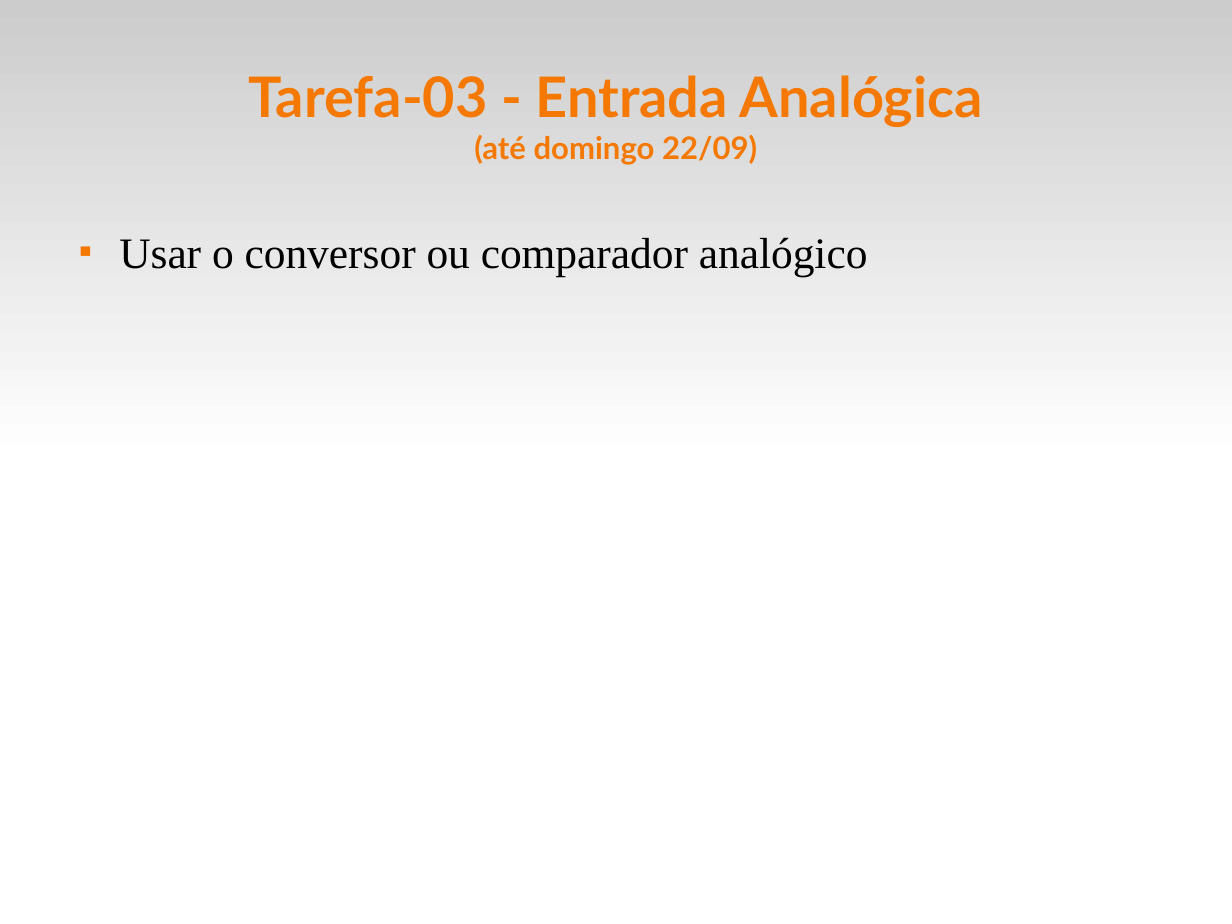
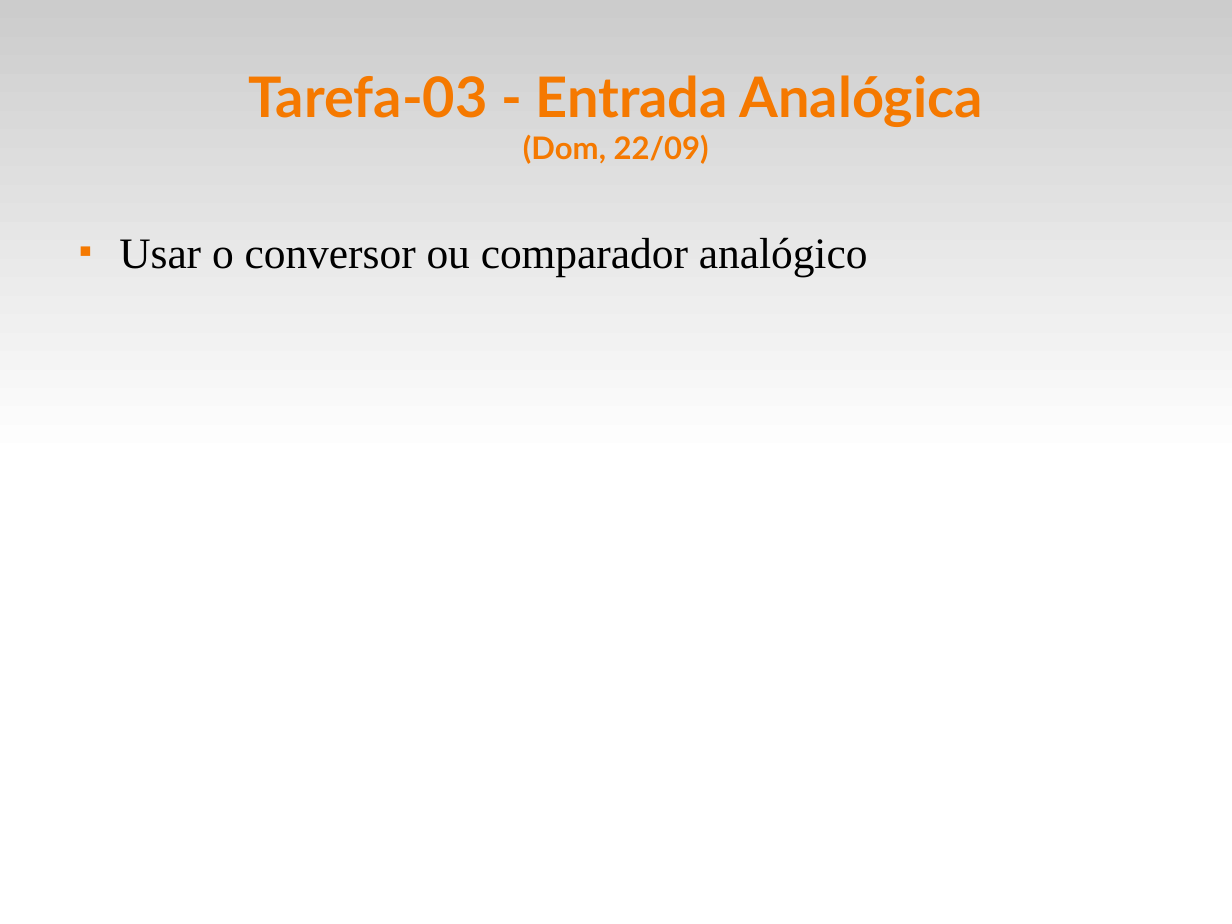
Before and after one commit to fsantanna-uerj/SE, a slide deck: slide 15 of Slides/se-00-intro.odp (slide 14 before the commit). Drawn at 1232x924 pixels with LibreOffice and Linux fonts; fonts in the diff are those of the drawing. Boxes give left, top, right and bottom in pixels: in the first picture for what was removed or moved away, otherwise in the second. Text is boxed around its words. In the diff, an @@ line names an element or a change of style, - is before the commit and + after.

```diff
--- a/Slides/se-00-intro.odp
+++ b/Slides/se-00-intro.odp
@@ title at [249,75,983,164]: text changed @@
-Tarefa-03 - Entrada Analógica
-(até domingo 22/09)
+Tarefa-03 - Entrada Analógica
+(Dom, 22/09)
```
Also in this commit, not shown: 5 other slides changed, 2 slides added, 3 other files.
